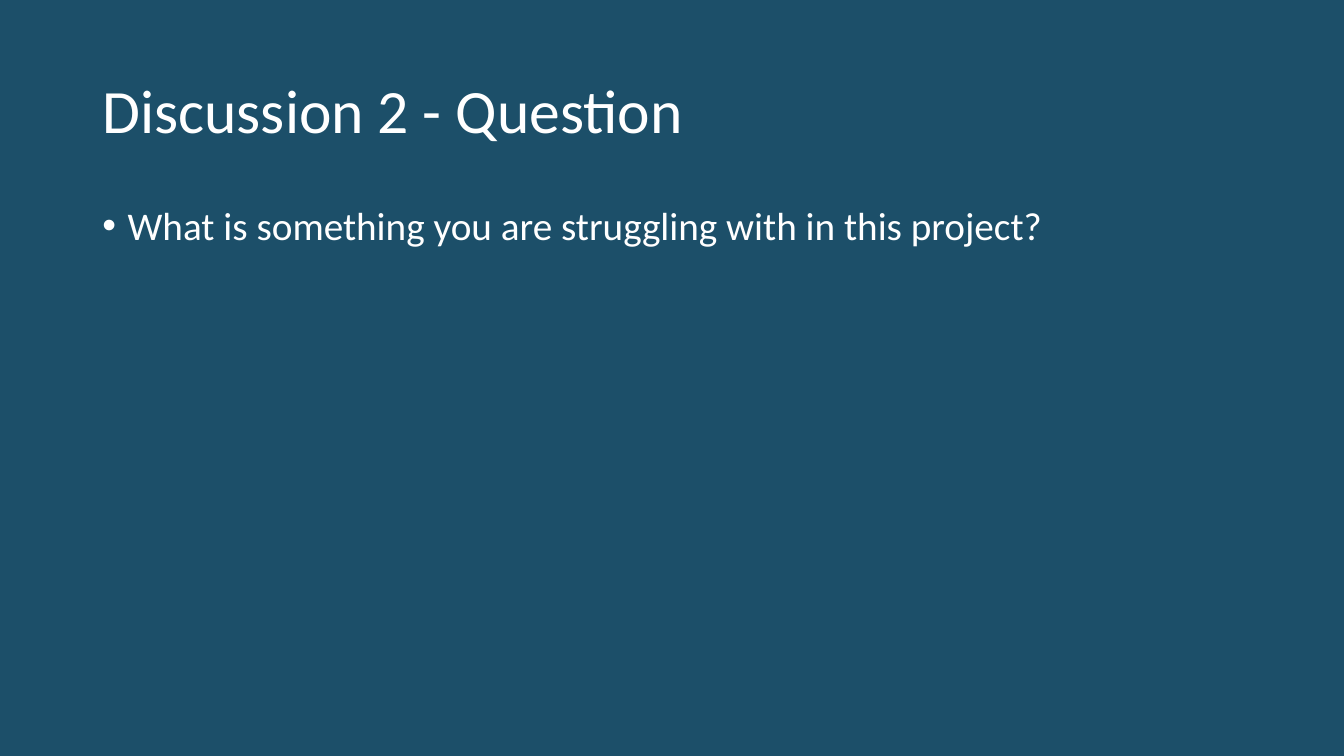
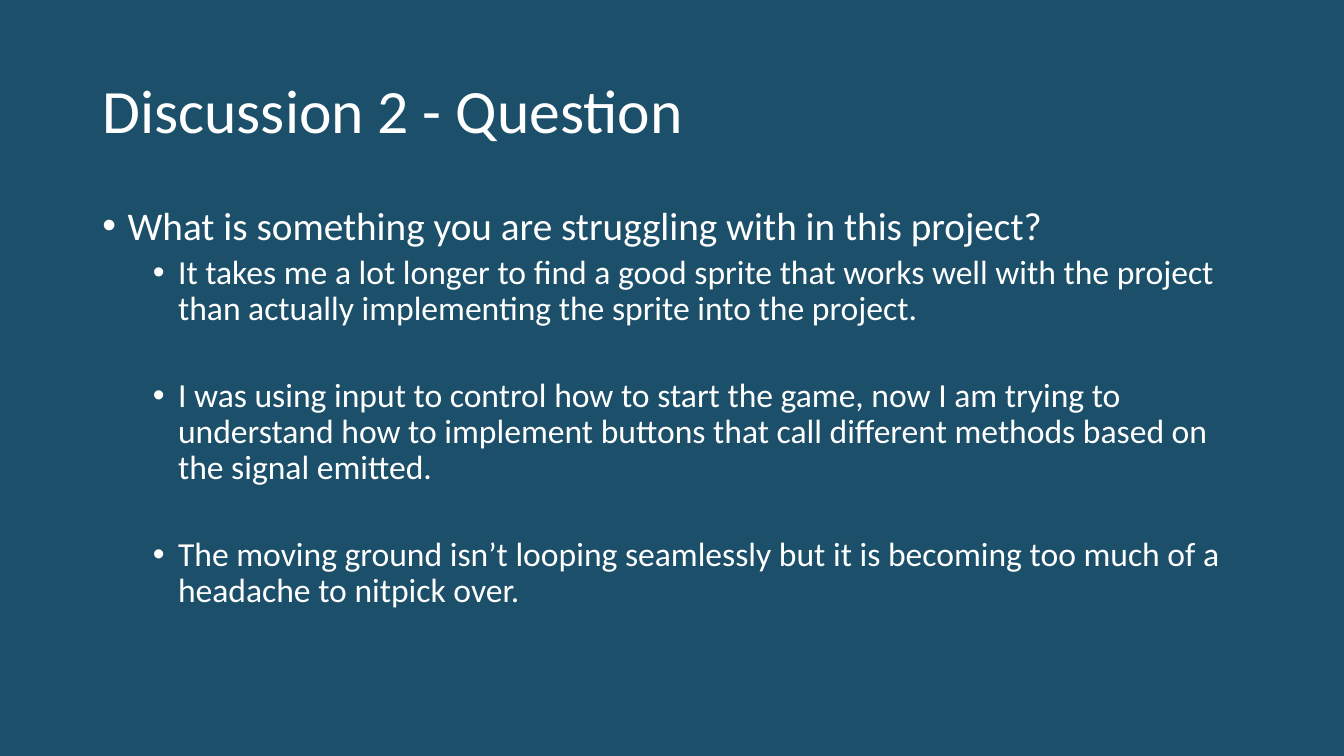
Before and after one commit to jaketerry28/CS315-Game-Programming, a slide deck: slide 11 of Project 1/Process Document.pptx. Drawn at 1344x756 pixels with LibreOffice and Linux fonts; fonts in the diff are those of the drawing. Boxes give left, top, right and bottom in pixels: in the first picture for what was removed or moved away, otherwise in the second. Text is boxed around its words. In the diff, an @@ line names an element or a change of style, - is before the commit and + after.

```diff
--- a/Project 1/Process Document.pptx
+++ b/Project 1/Process Document.pptx
@@ text at bbox=[178, 260, 1219, 608]: paragraphs added @@
+  • It takes me a lot longer to find a good sprite that works well with the project than actually implementing the sprite into the project.
+  • I was using input to control how to start the game, now I am trying to understand how to implement buttons that call different methods based on the signal emitted.
+  • The moving ground isn’t looping seamlessly but it is becoming too much of a headache to nitpick over.
```
Also in this commit, not shown: 13 other slides changed, 3 other files.
